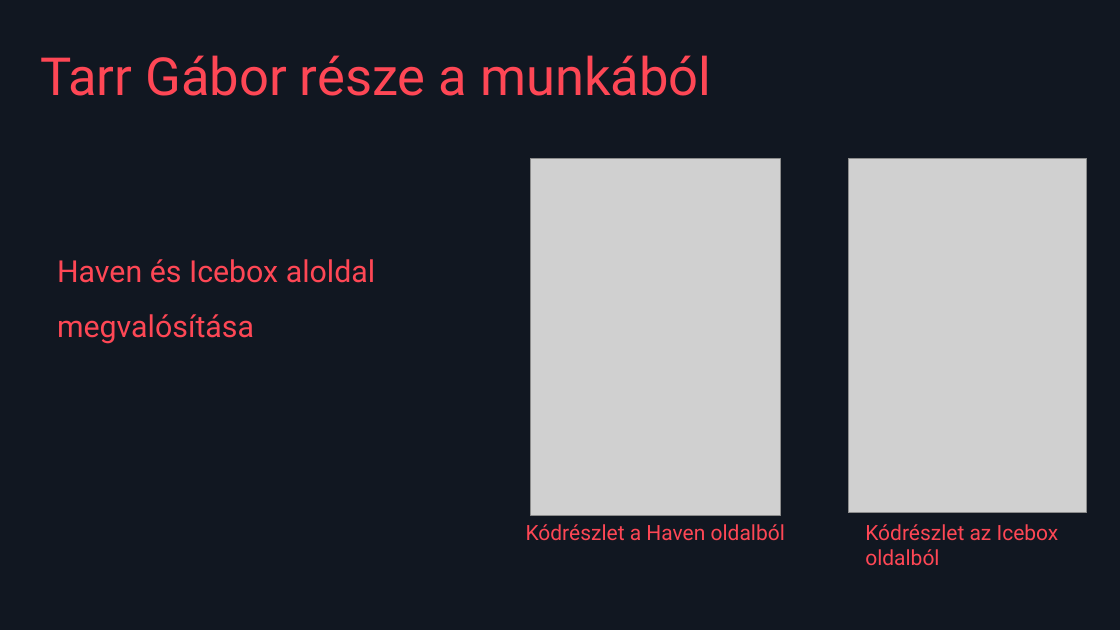
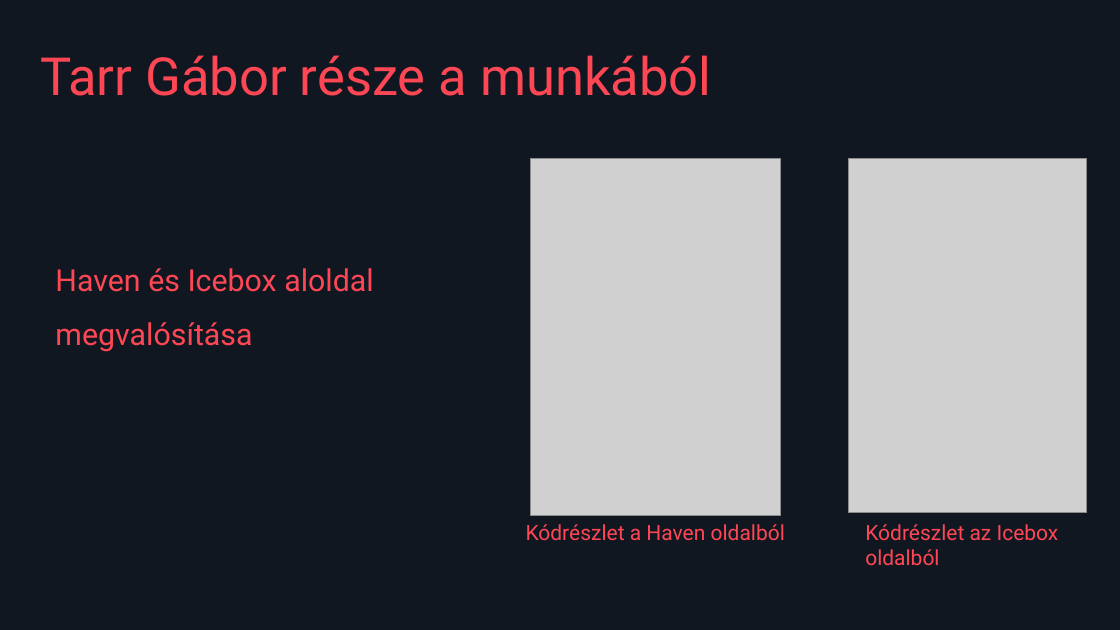
Before and after one commit to Kewkew00/Holy_project, a slide deck: slide 9 of VALORANT útmutató.pptx. Drawn at 1120x630 pixels with LibreOffice and Linux fonts; fonts in the diff are those of the drawing; grey boxes stand for pictures. Boxes give left, top, right and bottom in pixels: in the first picture for what was removed or moved away, otherwise in the second. Text is boxed around its words. In the diff, an @@ line names an element or a change of style, - is before the commit and + after.

```diff
--- a/VALORANT útmutató.pptx
+++ b/VALORANT útmutató.pptx
@@ text "Haven és Icebox aloldal": place and size @@
-text "Haven és Icebox aloldal" at [57, 259, 375, 344]
+text "Haven és Icebox aloldal" at [55, 268, 373, 352]
```
Also in this commit, not shown: 4 other slides changed, 1 slide added.
